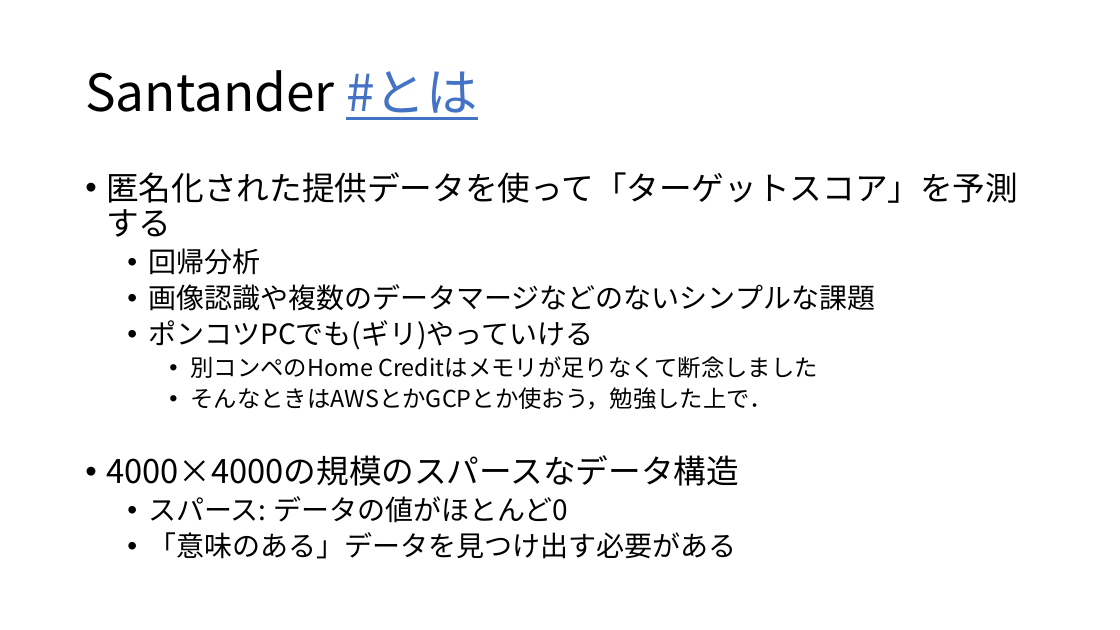
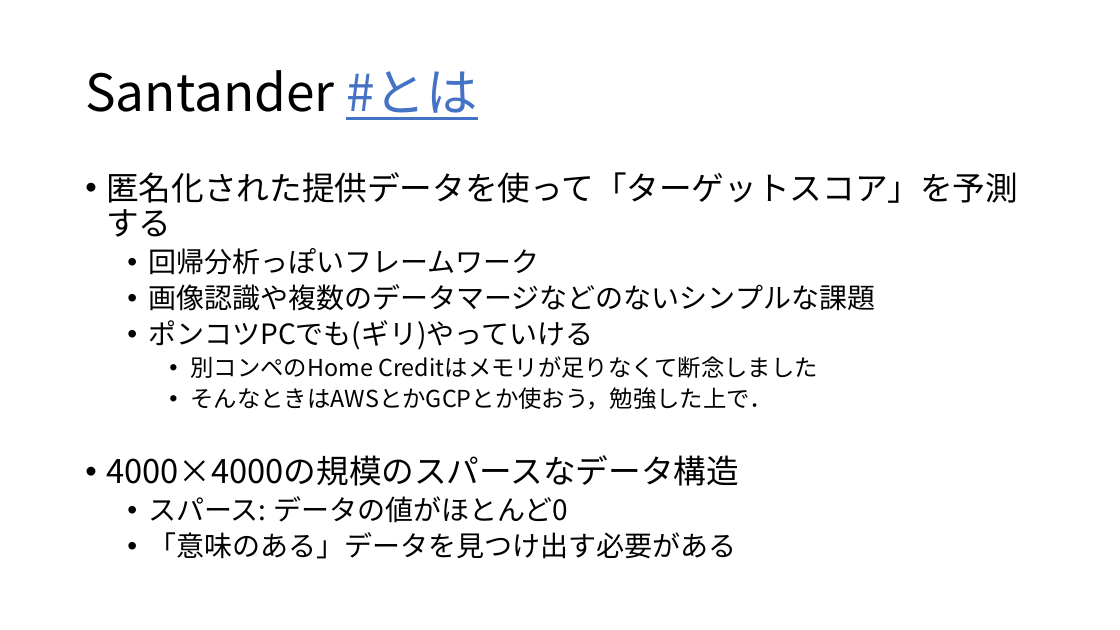
Before and after one commit to 8-u8/Kaggle, a slide deck: slide 10 of Santander/output/caretパッケージを使ったXGBoostのformula型.pptx (slide 8 before the commit). Drawn at 1120x630 pixels with LibreOffice and Linux fonts; fonts in the diff are those of the drawing. Boxes give left, top, right and bottom in pixels: in the first picture for what was removed or moved away, otherwise in the second. Text is boxed around its words. In the diff, an @@ line names an element or a change of style, - is before the commit and + after.

```diff
--- a/Santander/output/caretパッケージを使ったXGBoostのformula型.pptx
+++ b/Santander/output/caretパッケージを使ったXGBoostのformula型.pptx
@@ text at <box>148,248,539,275</box>: text changed @@
-  • 回帰分析
+  • 回帰分析っぽいフレームワーク
```
Also in this commit, not shown: 15 other slides changed, 5 slides added, 1 slide removed, 2 other files.
